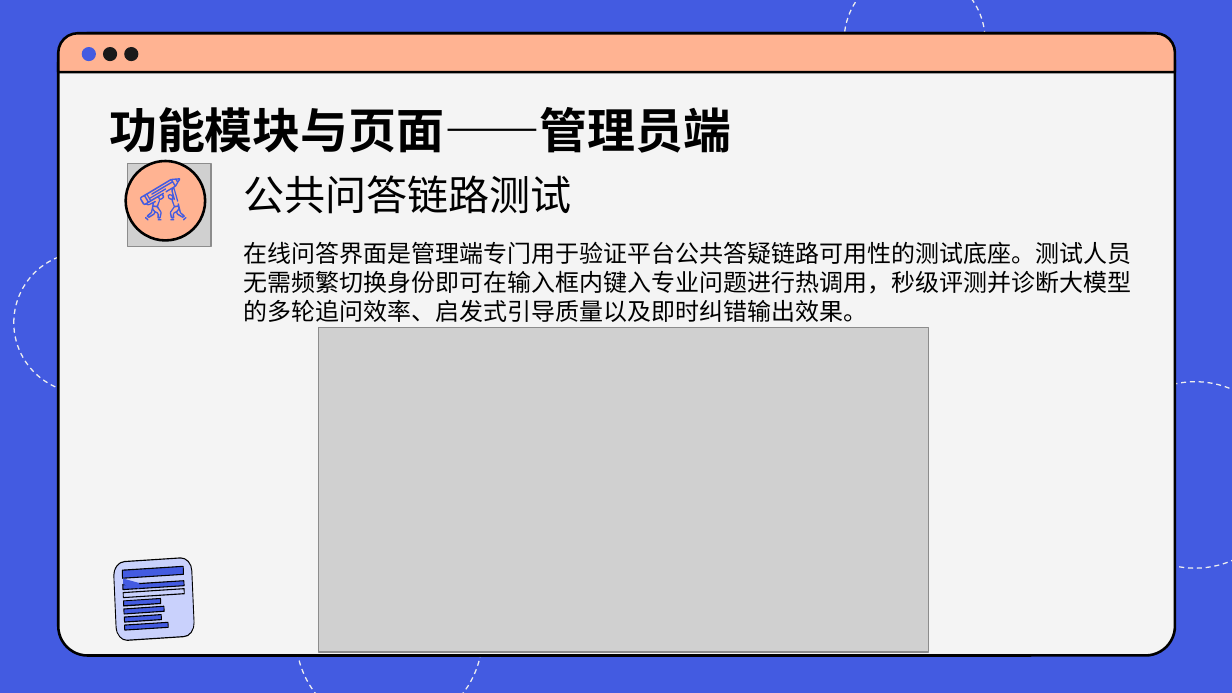
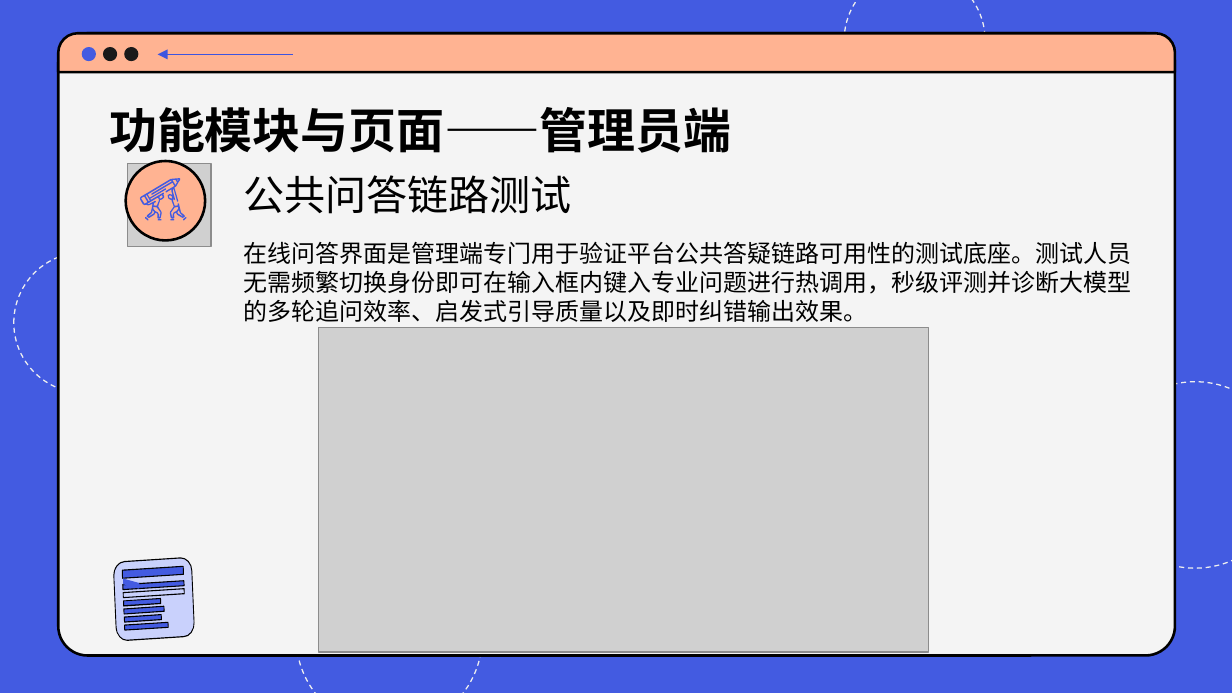
Before and after one commit to SPM-PSP/SPM26-10, a slide deck: slide 37 of 项目文档/项目答辩PPT.pptx (slide 25 before the commit). Drawn at 1232x693 pixels with LibreOffice and Linux fonts; fonts in the diff are those of the drawing; grey boxes stand for pictures; background and template pictures are left out. Boxes give left, top, right and bottom in pixels: in the first picture for what was removed or moved away, otherwise in the second. Text is boxed around its words. In the diff, an @@ line names an element or a change of style, - is before the commit and + after.

```diff
--- a/项目文档/项目答辩PPT.pptx
+++ b/项目文档/项目答辩PPT.pptx
@@ arrow added from (293, 54) to (158, 54), #3E56E0 0.75 pt @@
```
Also in this commit, not shown: 7 other slides changed, 7 slides added.
